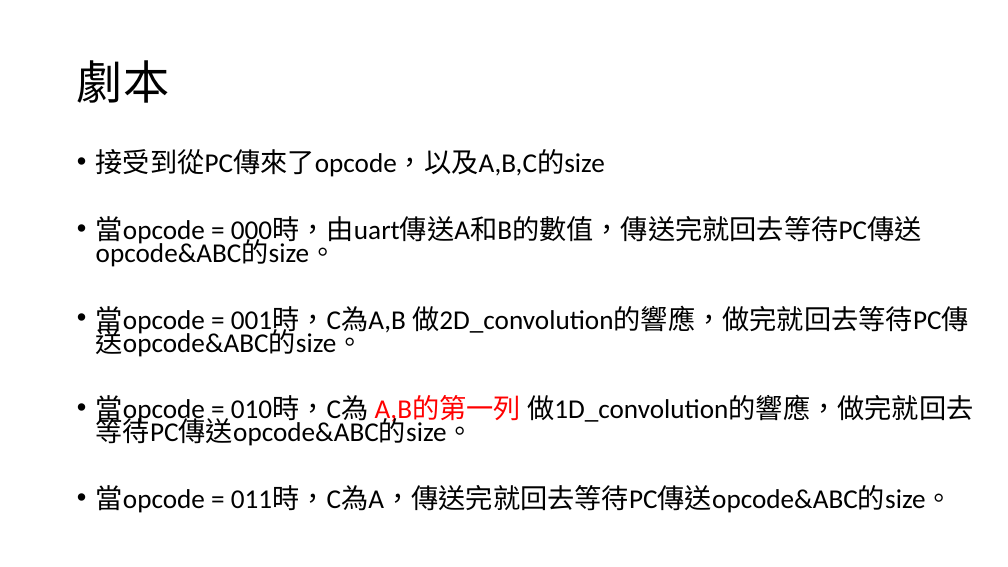
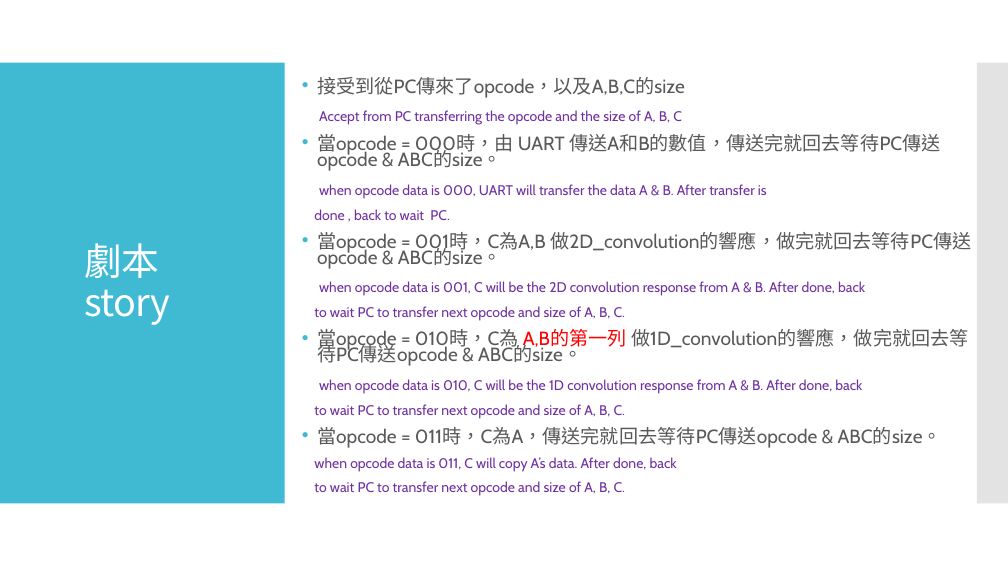
Before and after one commit to BBS86x1023/FPGA-simple-TPU, a slide deck: slide 3 of FPGA Final Project.pptx. Drawn at 1008x567 pixels with LibreOffice and Linux fonts; fonts in the diff are those of the drawing. Boxes give left, top, right and bottom in pixels: in the first picture for what was removed or moved away, otherwise in the second. Text is boxed around its words. In the diff, an @@ line names an element or a change of style, - is before the commit and + after.

```diff
--- a/FPGA Final Project.pptx
+++ b/FPGA Final Project.pptx
@@ rectangle added at box(0, 63, 285, 504), fill #40BAD2 @@
@@ text "接受到從PC傳來了opcode，以及A,B,C的size": place and size @@
-text "接受到從PC傳來了opcode，以及A,B,C的size" at box(96, 149, 973, 513)
+text "接受到從PC傳來了opcode，以及A,B,C的size" at box(314, 77, 971, 496)
@@ text "接受到從PC傳來了opcode，以及A,B,C的size" at box(314, 77, 971, 496): vertical alignment top to middle @@
@@ text at box(317, 77, 685, 98): size 25.9 to 18.2 pt, font Calibri to Cabin, text colour #000000 to #595959 in "接受到從PC傳來了opcode，以及A,B,C的size"; indent changed; more space between paragraphs @@
@@ rectangle added at box(977, 63, 1008, 504), fill #C8C8C8 at 50% opacity @@
@@ text at box(314, 110, 971, 496): text changed; size 25.9 to 13.3 pt; font Calibri to Cabin; text colour #000000 to #7030A0 @@
-• 當opcode = 000時，由uart傳送A和B的數值，傳送完就回去等待PC傳送opcode&ABC的size。
-• 當opcode = 001時，C為A,B 做2D_convolution的響應，做完就回去等待PC傳送opcode&ABC的size。
-• 當opcode = 010時，C為 A,B的第一列 做1D_convolution的響應，做完就回去等待PC傳送opcode&ABC的size。
-• 當opcode = 011時，C為A，傳送完就回去等待PC傳送opcode&ABC的size。
+Accept from PC transferring the opcode and the size of A, B, C
+• 當opcode = 000時，由 UART 傳送A和B的數值，傳送完就回去等待PC傳送opcode & ABC的size。
+when opcode data is 000, UART will transfer the data A & B. After transfer is
+done , back to wait PC.
+• 當opcode = 001時，C為A,B 做2D_convolution的響應，做完就回去等待PC傳送opcode & ABC的size。
+when opcode data is 001, C will be the 2D convolution response from A & B. After done, back
+to wait PC to transfer next opcode and size of A, B, C.
+• 當opcode = 010時，C為 A,B的第一列 做1D_convolution的響應，做完就回去等待PC傳送opcode & ABC的size。
+when opcode data is 010, C will be the 1D convolution response from A & B. After done, back
+to wait PC to transfer next opcode and size of A, B, C.
+• 當opcode = 011時，C為A，傳送完就回去等待PC傳送opcode & ABC的size。
+when opcode data is 011, C will copy A’s data. After done, back
+to wait PC to transfer next opcode and size of A, B, C.
@@ title at box(84, 243, 170, 325): text changed; size 44 to 36 pt; text colour #000000 to #FFFFFF @@
-劇本
+劇本
+story
```
Also in this commit, not shown: 20 other slides changed, 8 slides added, 7 slides removed.
